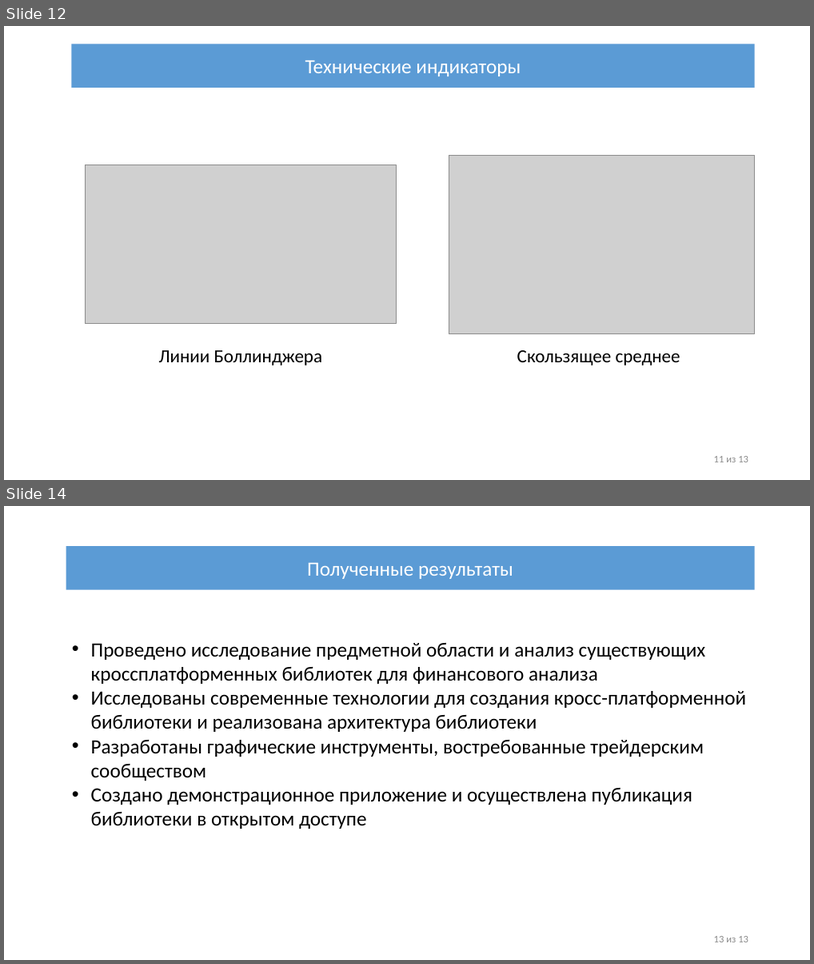
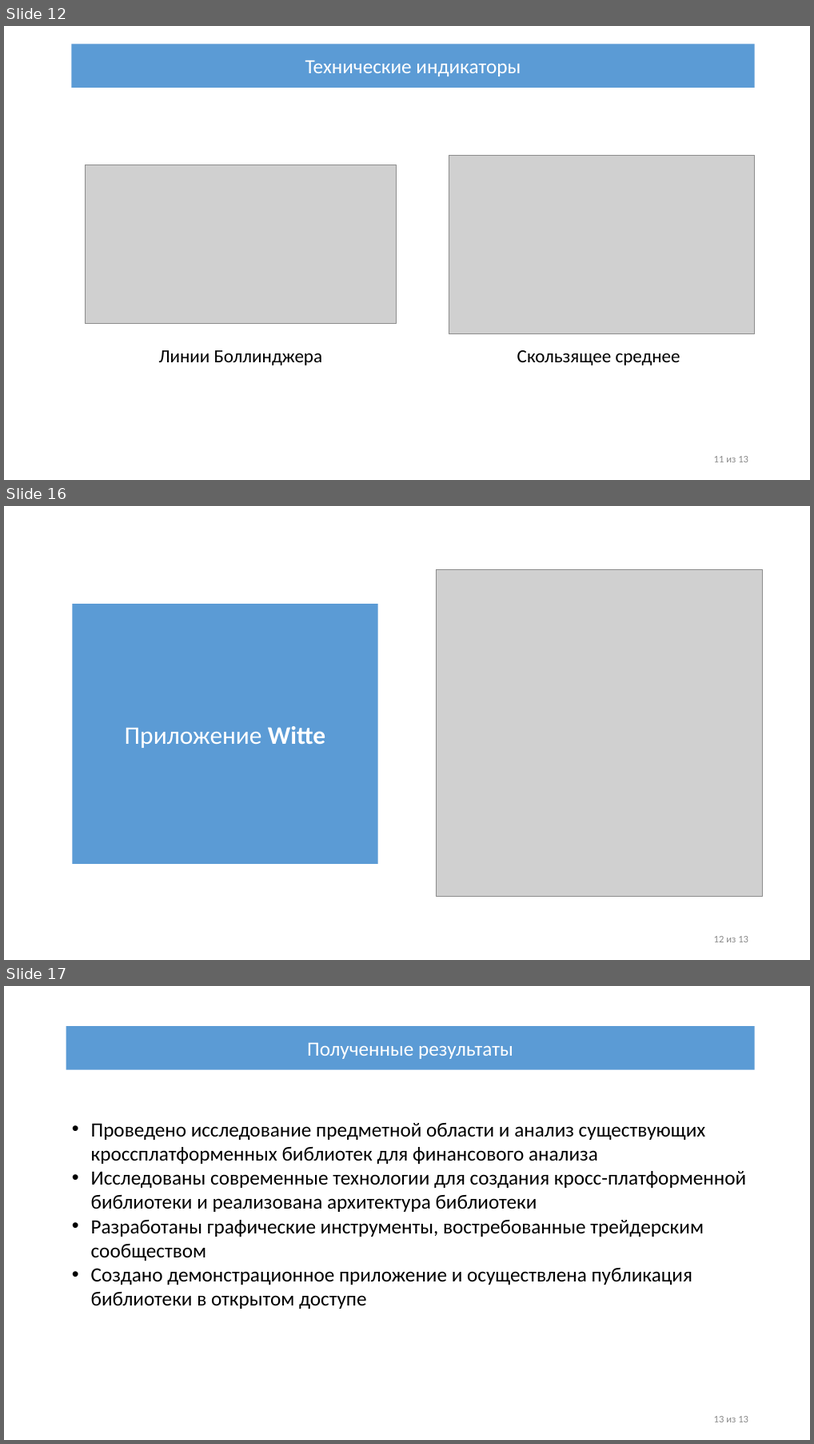
Before and after one commit to IliiaDenisov/masters-thesis, a slide deck: src/Презентация диплома.pptx. Shown one above the other, each under a label of ours: slides 12 and 14 before the commit, slides 12, 16 and 17 after it; the slides between them are not shown. The pictures are 814x964 and 814x1444 pixels, drawn with LibreOffice and Linux fonts; fonts in the diff are those of the drawing; grey boxes stand for pictures. Boxes give left, top, right and bottom in pixels: in the first picture for what was removed or moved away, otherwise in the second. Text is boxed around its words. In the diff, an @@ line names an element or a change of style, - is before the commit and + after.

```diff
--- a/src/Презентация диплома.pptx
+++ b/src/Презентация диплома.pptx
@@ slide 16 added at <box>4,506,810,960</box>, background #FFFFFF @@
@@ picture added at <box>437,569,763,896</box> @@
@@ rectangle added at <box>72,604,378,864</box>, fill #5B9BD5, 30 pt, text #FFFFFF @@
+Приложение Witte
@@ text added at <box>714,936,749,942</box>, 12 pt, text #8C8C8C @@
+12 из 13
@@ what was slide 14 is now slide 17 @@
```
Also in this commit, not shown: 5 slides changed, 2 other slides added.
